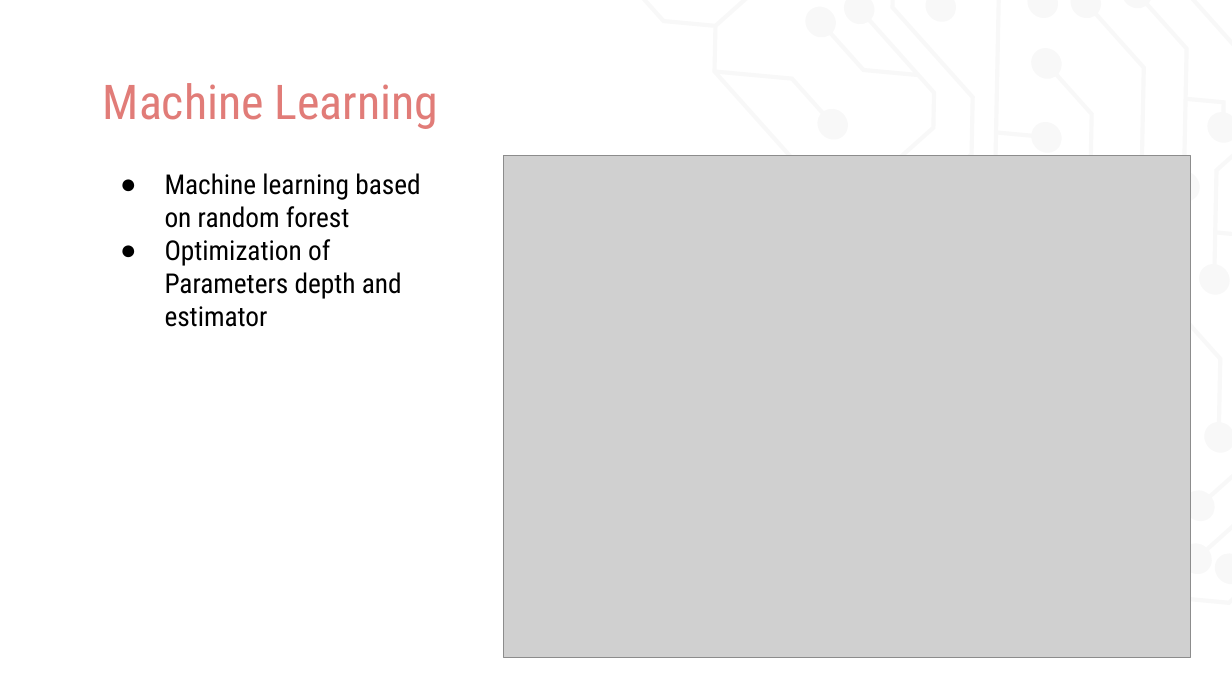
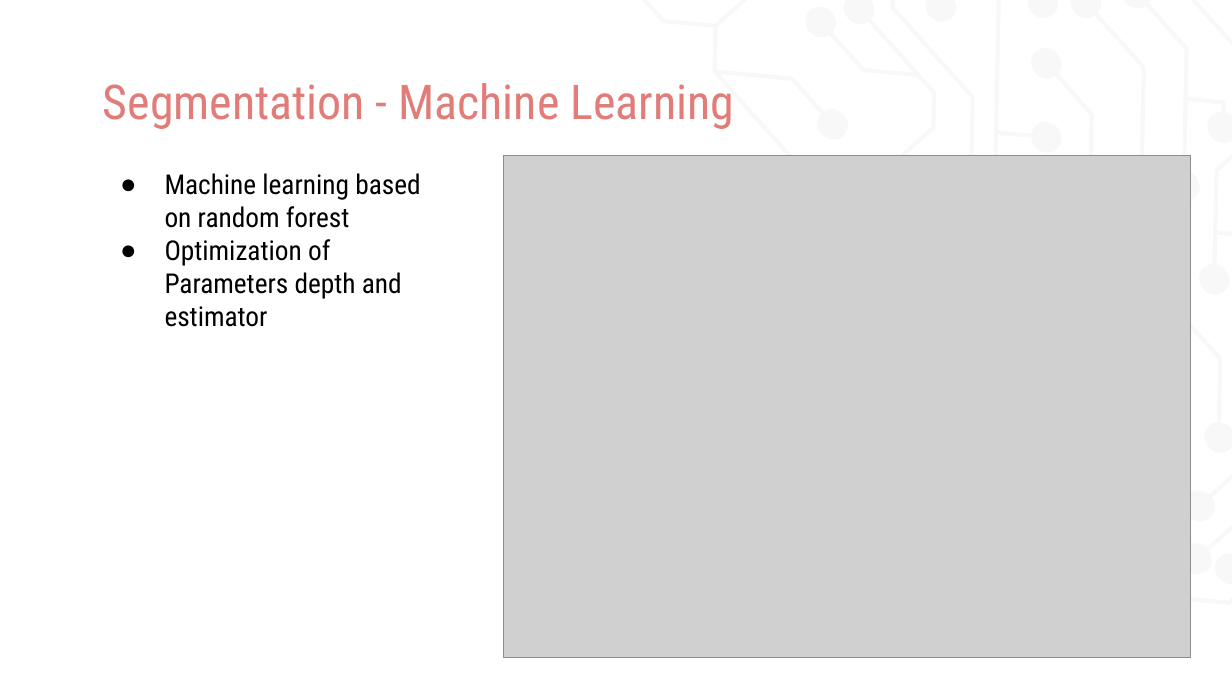
Before and after one commit to uro1012/MIALab, a slide deck: slide 10 of presentation/FinalPresentation.pptx. Drawn at 1232x693 pixels with LibreOffice and Linux fonts; fonts in the diff are those of the drawing; grey boxes stand for pictures. Boxes give left, top, right and bottom in pixels: in the first picture for what was removed or moved away, otherwise in the second. Text is boxed around its words. In the diff, an @@ line names an element or a change of style, - is before the commit and + after.

```diff
--- a/presentation/FinalPresentation.pptx
+++ b/presentation/FinalPresentation.pptx
@@ title at box(103, 83, 734, 129): text changed @@
-Machine Learning
+Segmentation - Machine Learning
```
Also in this commit, not shown: 6 other slides changed.
